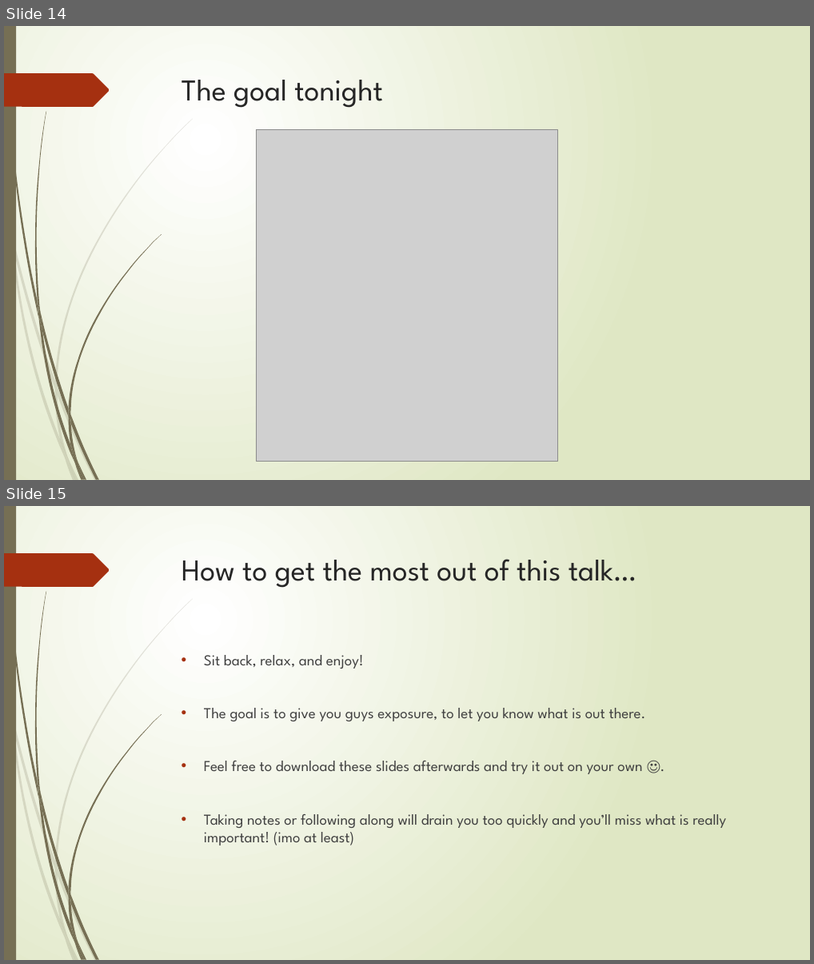
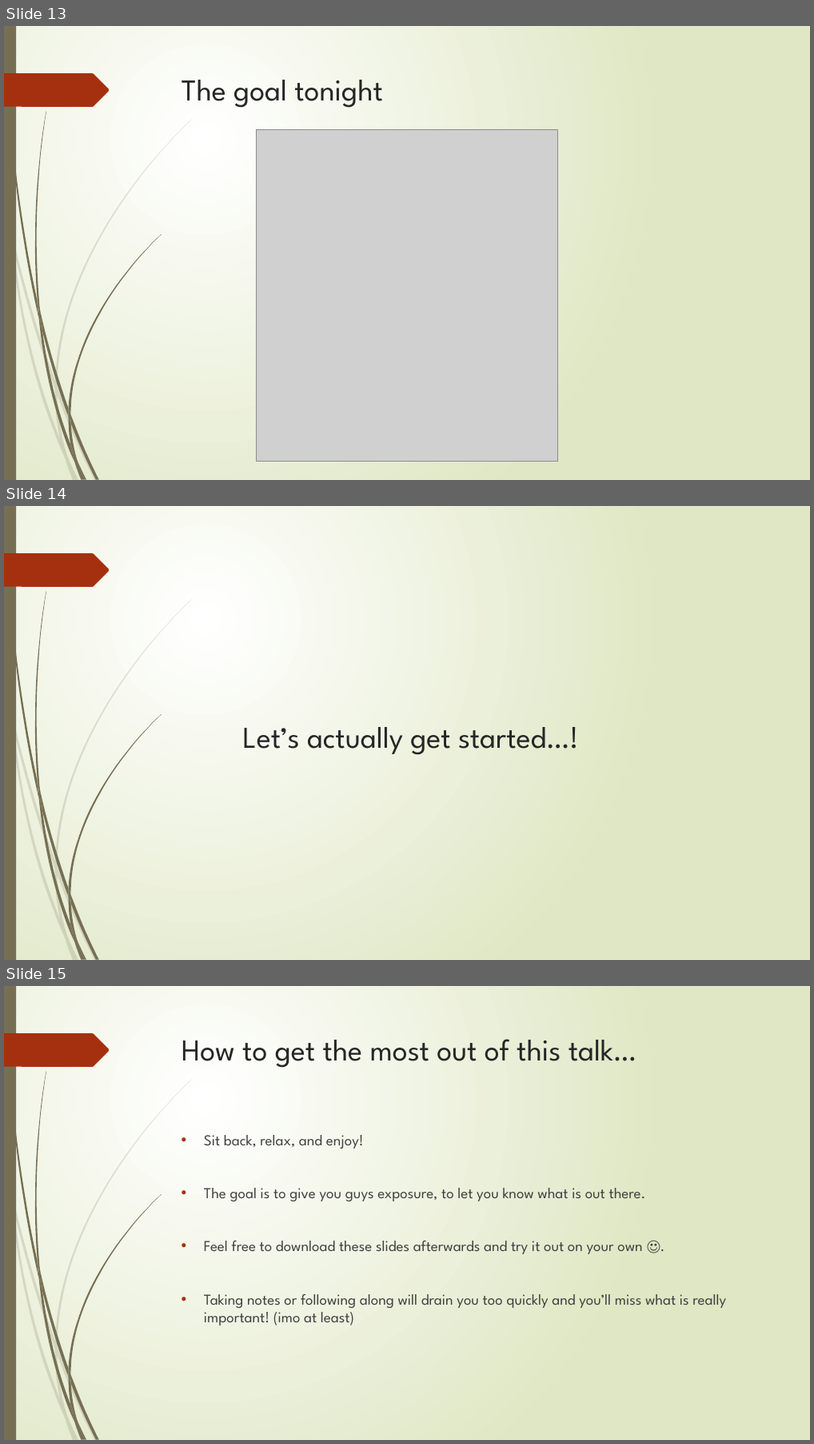
Before and after one commit to vck3000/vim_talk_v1, a slide deck: Presentation.pptx. Shown one above the other, each under a label of ours: slides 14 and 15 before the commit, slides 13, 14 and 15 after it. The pictures are 814x964 and 814x1444 pixels, drawn with LibreOffice and Linux fonts; fonts in the diff are those of the drawing; grey boxes stand for pictures. Boxes give left, top, right and bottom in pixels: in the first picture for what was removed or moved away, otherwise in the second. Text is boxed around its words. In the diff, an @@ line names an element or a change of style, - is before the commit and + after.

```diff
--- a/Presentation.pptx
+++ b/Presentation.pptx
@@ slide 14 added at <box>4,506,810,960</box>, background gradient #FFFFFF to #DFE8C4; not listed: 24 template elements that a slide beside it also shows @@
@@ title added at <box>243,727,579,755</box>, 36 pt, text #262626 @@
+Let’s actually get started…!
@@ what was slide 14 is now slide 13 @@
```
Also in this commit, not shown: 1 slide removed, 1 other file.
